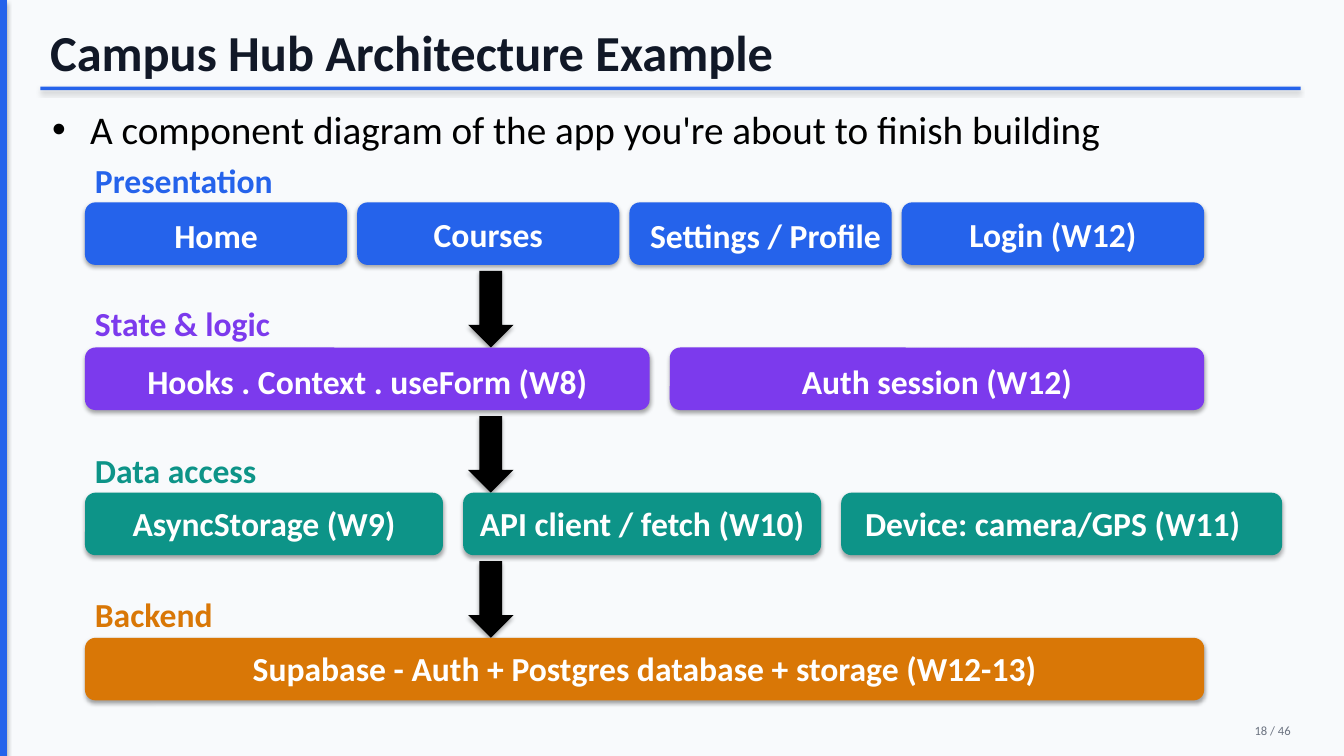
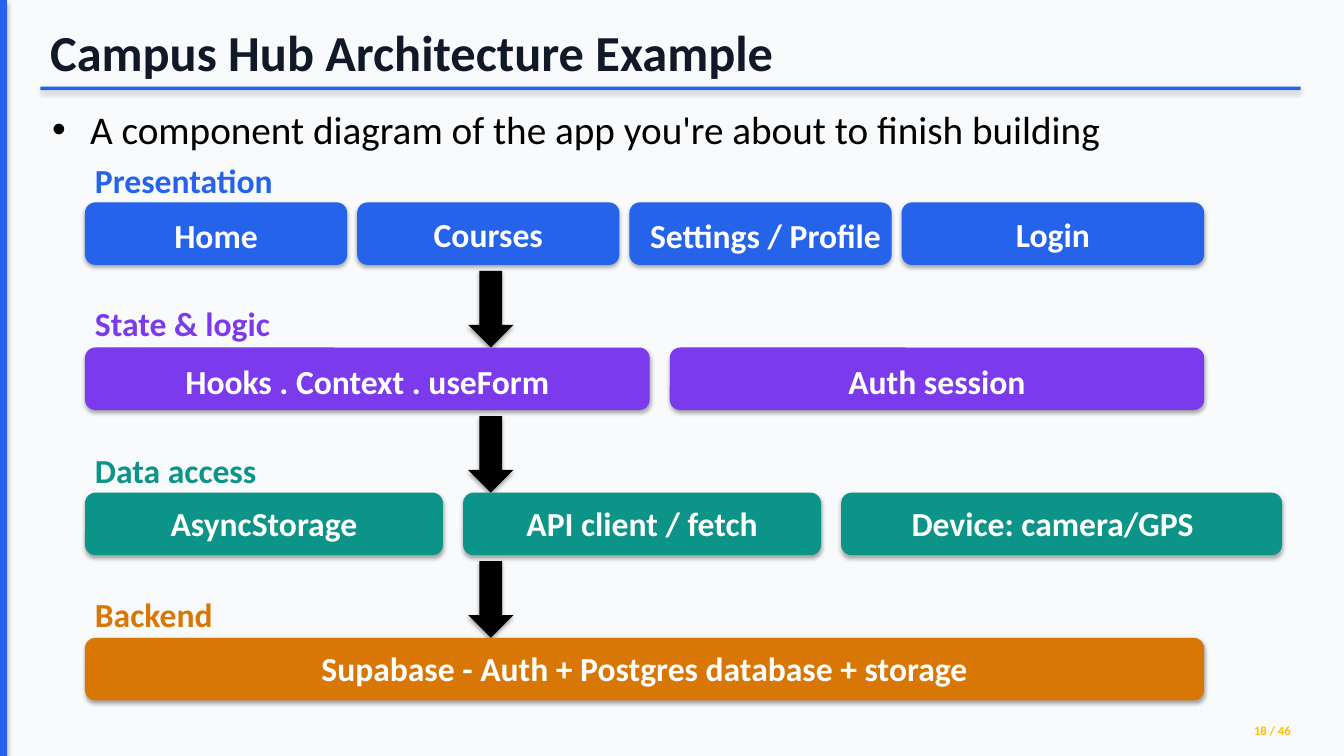
Before and after one commit to wlasitz-jeremy/Mobile-Application-Development-CPRG-303, a slide deck: slide 17 of Unit 3/Mobile_Architecture_updated.pptx. Drawn at 1344x756 pixels with LibreOffice and Linux fonts; fonts in the diff are those of the drawing; background and template pictures are left out. Boxes give left, top, right and bottom in pixels: in the first picture for what was removed or moved away, otherwise in the second. Text is boxed around its words. In the diff, an @@ line names an element or a change of style, - is before the commit and + after.

```diff
--- a/Unit 3/Mobile_Architecture_updated.pptx
+++ b/Unit 3/Mobile_Architecture_updated.pptx
@@ text at (x1=1016, y1=223, x2=1090, y2=253): text changed @@
-Login (W12)
+Login
@@ text at (x1=185, y1=370, x2=549, y2=395): text changed @@
-Hooks . Context . useForm (W8)
+Hooks . Context . useForm
@@ text at (x1=848, y1=370, x2=1025, y2=395): text changed @@
-Auth session (W12)
+Auth session
@@ text at (x1=171, y1=514, x2=358, y2=542): text changed @@
-AsyncStorage (W9)
+AsyncStorage
@@ text at (x1=526, y1=512, x2=758, y2=537): text changed @@
-API client / fetch (W10)
+API client / fetch
@@ text at (x1=912, y1=512, x2=1193, y2=538): text changed @@
-Device: camera/GPS (W11)
+Device: camera/GPS
@@ text at (x1=321, y1=657, x2=968, y2=687): text changed @@
-Supabase - Auth + Postgres database + storage (W12-13)
+Supabase - Auth + Postgres database + storage
@@ text "18 / 46" at (x1=1254, y1=726, x2=1291, y2=735): text colour #6B7280 to #FFC000, bold on @@
```
Also in this commit, not shown: 40 other slides changed, 36 other files.
